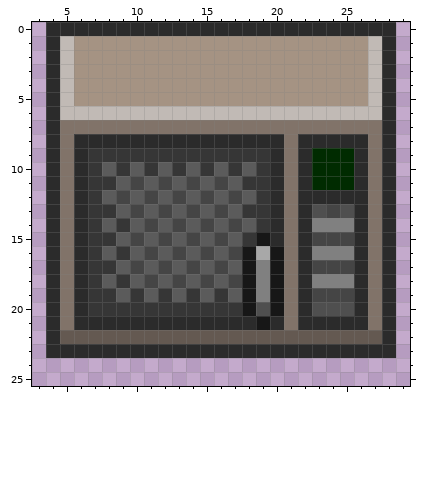
File history of a pixel-art sprite, Resources/Textures/Structures/Machines/microwave.rsi/mw0.png. Above is the file before it was changed.
The file is 32x32 pixels. Shown: x 3..29, y 0..25.
The result:
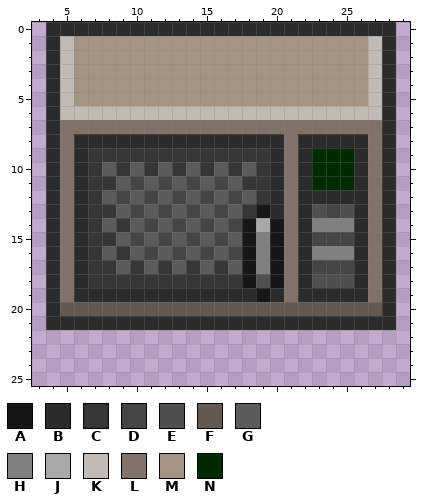
Palette (. is transparent): A #171717  B #2b2b2b  C #363636  D #454545  E #4f4f4f  F #645951  G #5b5b5b  H #808080  J #a8a8a8  K #c1bab5  L #817369  M #a59383  N #002b00
Difference:
The edit turns colour B into colour A in rows 14 to 15 at x 20.
The edit turns colour C into colour A in row 13 at x 19; in row 15 at x 18.
The edit turns colour G into colour A in row 14 at x 18.
The edit turns colour H into colour A in row 19 at x 19.
The edit turns colour A into colour B in row 19 at x 18 and 20; in row 21 at x 19.
The edit turns colour C into colour B in row 19 at x 7 to 8, 10, 12, 14 and 16.
The edit turns colour D into colour B in row 19 at x 23 to 25.
The edit turns colour G into colour B in row 19 at x 9, 11, 13, 15 and 17.
The edit turns colour L into colour B in row 21 at x 5, 21 and 27.
The edit turns colour D into colour C in row 17 at x 10, 12, 14 and 16; in row 18 at x 11, 13, 15 and 17.
The edit turns colour G into colour C in row 18 at x 8, 10, 12, 14 and 16.
The edit turns colour H into colour E in row 18 at x 19 and 23 to 25.
The edit turns colour A into colour F in row 20 at x 18 and 20.
The edit turns colour B into colour F in row 20 at x 6, 22 and 26.
The edit turns colour C into colour F in row 20 at x 7 to 17.
The edit turns colour E into colour F in row 20 at x 19 and 23 to 25.
The edit turns colour L into colour F in row 20 at x 5, 21 and 27.
The edit turns colour A into colour H in row 15 at x 19.
The edit turns colour J into colour H in row 16 at x 19.
The edit turns colour C into colour J in row 14 at x 19.
The edit erases colour B in row 22 at x 4 and 28; in row 23 at x 4 to 28.
The edit erases colour F in row 22 at x 5 to 27.
